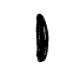
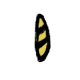
Before/after of a (80, 80) layered artwork. What changed in the layer stack:
renamed "Layer #1" to "Layer #3", showed it, moved it above "Layer #2", painted on it over [left=34, top=13, right=51, bottom=59]
hid "Layer #2" over [left=35, top=13, right=50, bottom=59]
